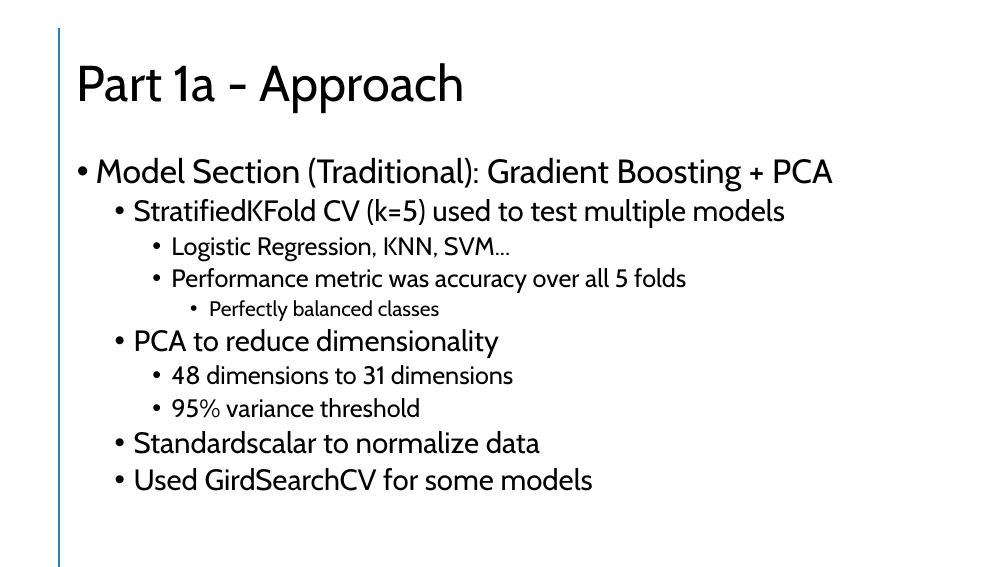
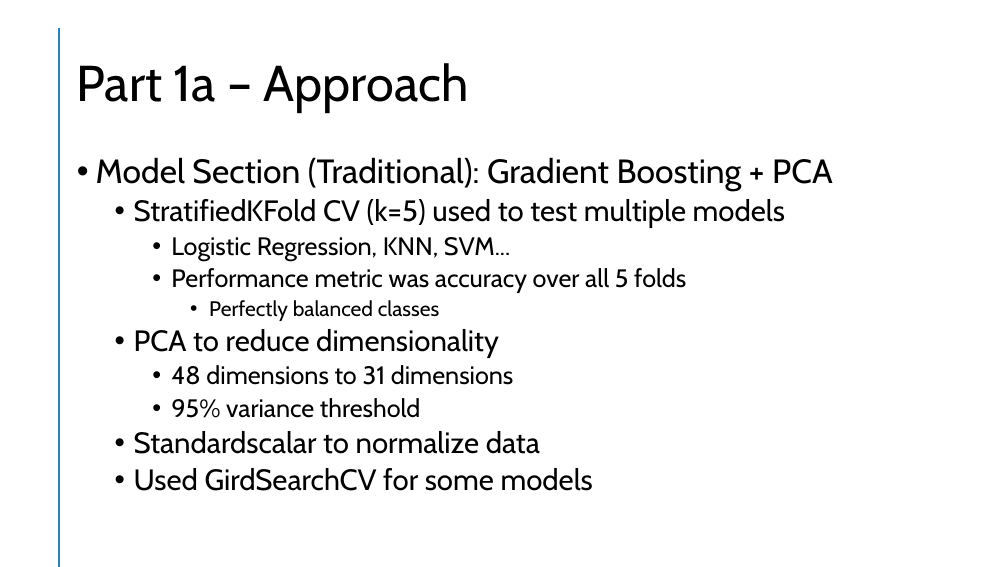
Before and after one commit to jtmilleer/aml_project, a slide deck: slide 2 of Documentation/Final Presentation.pptx. Drawn at 1008x567 pixels with LibreOffice and Linux fonts; fonts in the diff are those of the drawing. Boxes give left, top, right and bottom in pixels: in the first picture for what was removed or moved away, otherwise in the second. Text is boxed around its words. In the diff, an @@ line names an element or a change of style, - is before the commit and + after.

```diff
--- a/Documentation/Final Presentation.pptx
+++ b/Documentation/Final Presentation.pptx
@@ title at [77, 63, 469, 112]: text changed @@
-Part 1a - Approach
+Part 1a – Approach
```
Also in this commit, not shown: 4 other slides changed.
